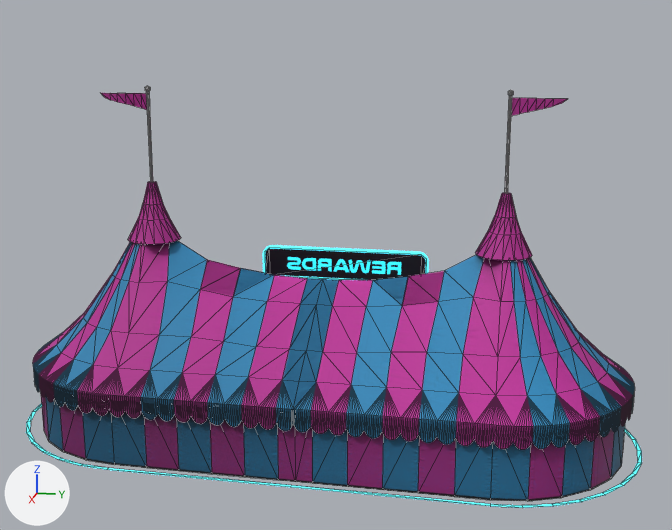
An edit to the glTF model tentReward.glb, drawn before and after from the same camera.
Both versions are drawn from a 50 mm camera at (9.86, 2.35, 1.82) aimed at (5.6, 1.5, 0.75). The axes (+X, +Y, +Z) are drawn at lower left. The lights are the same throughout. Mesh edges are drawn as thin lines on the coarser meshes. Where no turn or scale is listed for an object, it has been applied to the vertices.

Names of what the first picture shows: 'Plane.016', 'tentReward'.
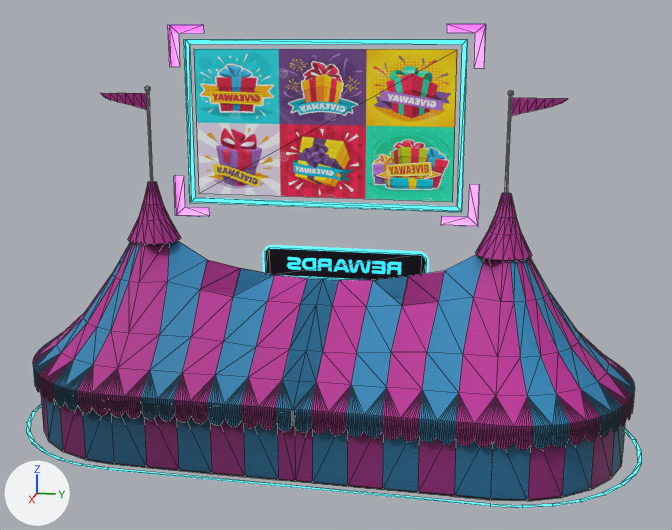
Changed parts and their boxes [x1, y1, x2, y2] in the pictures (672 x 530 px):
'Plane.053', added
    after: [183, 39, 467, 212]
    faces in mat_psoter (picture img_screen_gifts): [194, 49, 457, 202]
    faces in mat_screen (cyan #2fd5e7): [183, 39, 467, 212]
'Plane.054', added
    after: [167, 24, 486, 227]

Patch to the scene script:
```diff
--- a/tentReward.glb.py
+++ b/tentReward.glb.py
@@ img_screen_gifts @@
+img_screen_gifts = load_image('screen_gifts', '_unpacked/screen_gifts', 1600, 1155, 'sRGB')
@@ mat_psoter @@
+mat_psoter = principled_material('psoter')
+mat_psoter.texture = img_screen_gifts
+mat_psoter.roughness = 0.0
@@ mat_screen @@
+mat_screen = principled_material('screen')
+mat_screen.base_color = (0.0282, 0.668, 0.8)  # cyan #2fd5e7
+mat_screen.emission_color = (0.0829, 0.797, 1.0)  # cyan #51e7ff
+mat_screen.emission_strength = 1.173
@@ me_plane_003 @@
+me_plane_003.from_pydata(...)  # 36 vertices, 32 faces; spans x 0.0..0.021, y -0.702..0.702, z -0.432..0.432
+me_plane_003.materials.append(mat_glowpink)  # cyan #2fd5e7
@@ me_plane_001 @@
+me_plane_001.from_pydata(...)  # 16 vertices, 18 faces; spans x 0.0..0.021, y -0.628..0.628, z -0.369..0.369
+# faces by material slot: [16, 2]
+me_plane_001.materials.append(mat_screen)  # cyan #2fd5e7
+me_plane_001.materials.append(mat_psoter)  # picture img_screen_gifts
@@ ob_plane_054 @@
+ob_plane_054 = bpy.data.objects.new('Plane.054', me_plane_003)
+ob_plane_054.location = (5.774, 1.469, 1.439)
@@ ob_plane_053 @@
+ob_plane_053 = bpy.data.objects.new('Plane.053', me_plane_001)
+ob_plane_053.location = (5.774, 1.469, 1.439)
```
